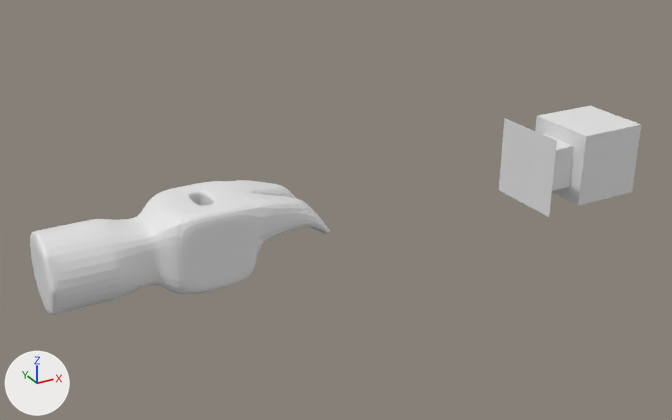
Before and after pictures for a commit that changed the Blender file 锤子.blend.
Rendered twice from a 50 mm lens placed at (-18.09, -18.33, 9.13), pointed at (-7.77, 0.43, -0.25). Lighting does not change. The marker at lower left points along +X, +Y and +Z.

Objects in the first picture: '立方体', '锤子01'.
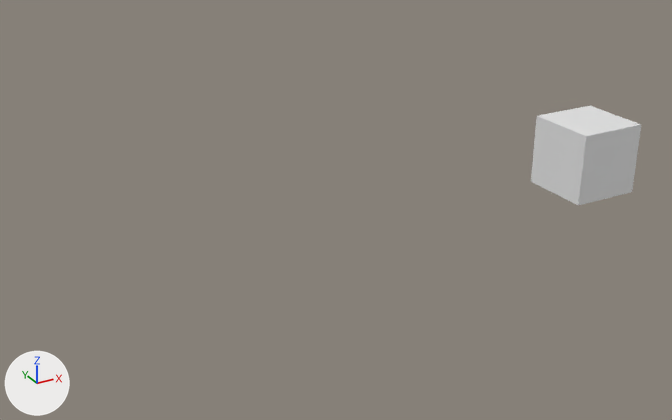
Where the change shows, as pixel boxes [x1, y1, x2, y2] in the pictures (672 x 420 px):
'锤子01', deleted
    before: [30, 180, 330, 315]
'立方体', reshaped (22% narrower, 11% shorter)
    before: [499, 106, 641, 217]
    after: [531, 106, 641, 205]
part 1 of me_立方体_003, cut back
    before: [499, 116, 586, 217]
    after: [531, 116, 586, 205]

What the commit changed:
me_立方体_003 is used by ob_立方体; location (0.0, 0.0, 0.0).
me_立方体_003 had 50 vertices, 48 faces and spanned x -2.09..1.0, y -1.08..1.08, z -1.08..1.08.
me_立方体_003 now has 37 vertices, 33 faces and spans x -1.0..1.0, y -1.0..1.0, z -1.0..1.0.
Part 1, on me_立方体_003:
25 vertices are removed from x -2.09..-1.0, y -1.08..1.08, z -1.08..1.08.
28 faces are deleted.
1 vertex is added at (-1.0, 0.0, 0.0).
4 new faces join them.
Object '锤子01' (ob_锤子01) is deleted.
